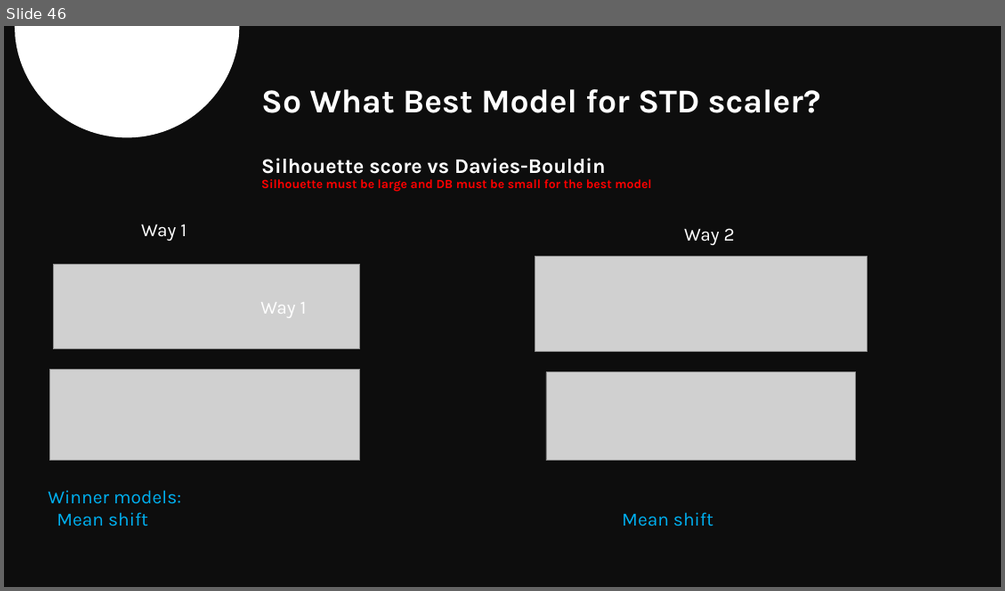
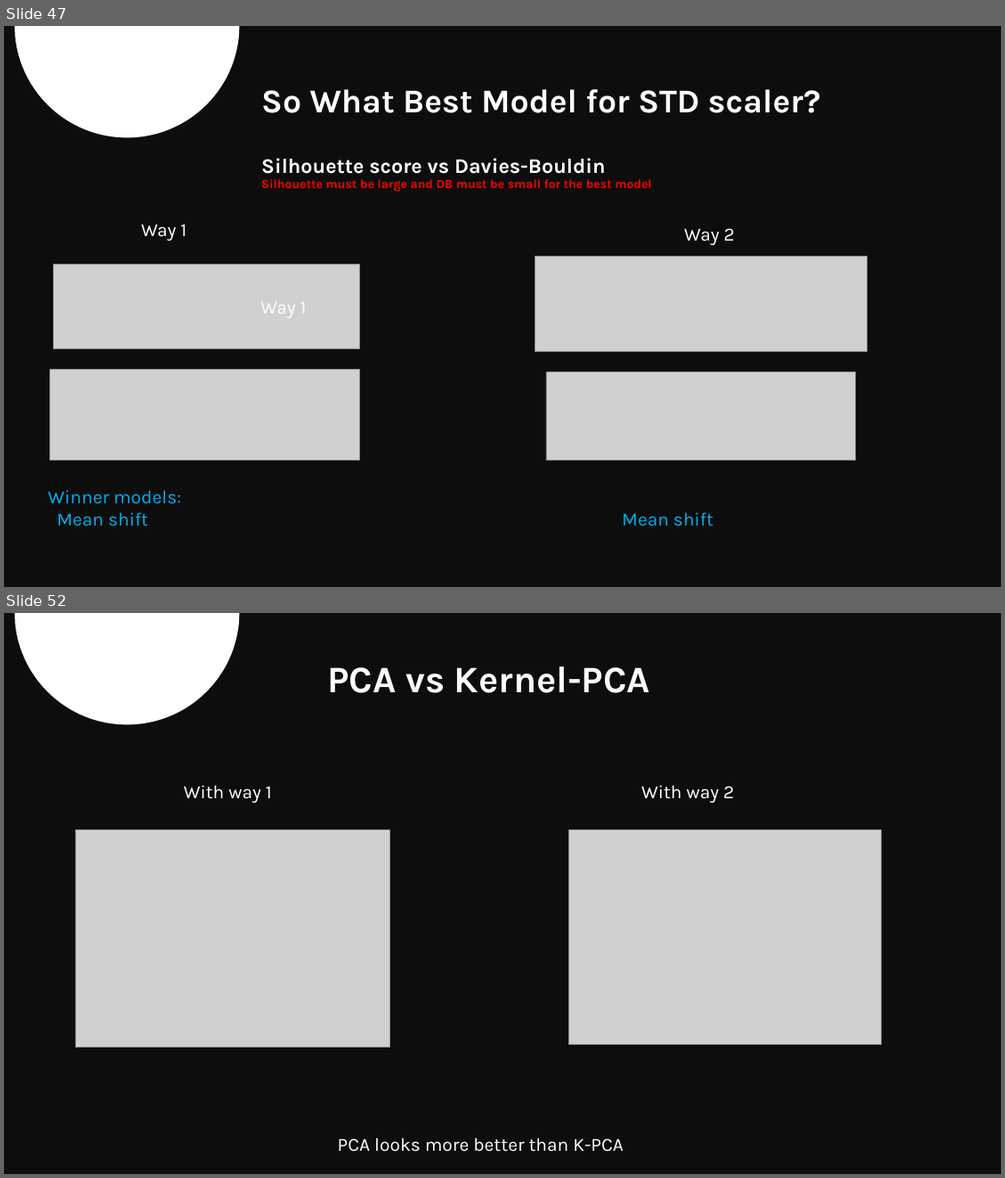
Before and after one commit to Reema-Khaseeb/clustering-credit-card-customer-segmentation, a slide deck: presentation/Credit Card Clustering.pptx. Shown one above the other, each under a label of ours: slide 46 before the commit, slides 47 and 52 after it; the slides between them are not shown. The pictures are 1005x591 and 1005x1178 pixels, drawn with LibreOffice and Linux fonts; fonts in the diff are those of the drawing; grey boxes stand for pictures. Boxes give left, top, right and bottom in pixels: in the first picture for what was removed or moved away, otherwise in the second. Text is boxed around its words. In the diff, an @@ line names an element or a change of style, - is before the commit and + after.

```diff
--- a/presentation/Credit Card Clustering.pptx
+++ b/presentation/Credit Card Clustering.pptx
@@ slide 52 added at (x1=4, y1=613, x2=1001, y2=1174), background #0D0D0D; not listed: 1 template element that a slide beside it also shows @@
@@ text added at (x1=328, y1=666, x2=650, y2=693), 36 pt, text gradient #F8FDFF to #FFFFFF, bold @@
+PCA vs Kernel-PCA
@@ text added at (x1=184, y1=785, x2=272, y2=803), 18 pt, text #FFFFFF @@
+With way 1
@@ text added at (x1=641, y1=785, x2=734, y2=803), 18 pt, text #FFFFFF @@
+With way 2
@@ picture added at (x1=76, y1=830, x2=390, y2=1046) @@
@@ picture added at (x1=568, y1=830, x2=882, y2=1045) @@
@@ text added at (x1=338, y1=1137, x2=623, y2=1151), 18 pt, text #FFFFFF @@
+PCA looks more better than K-PCA
@@ what was slide 46 is now slide 47 @@
```
Also in this commit, not shown: 10 slides changed, 14 other slides added.
